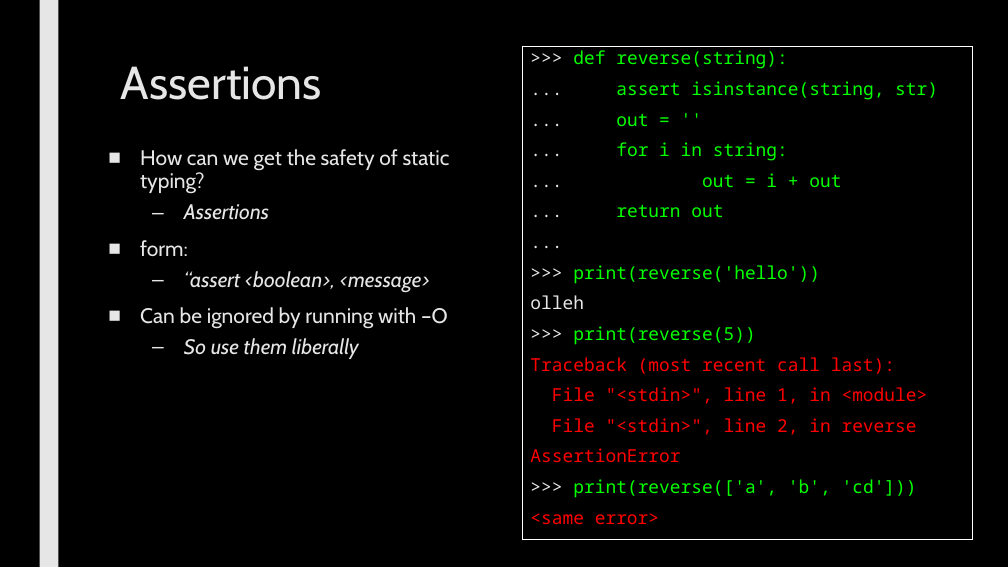
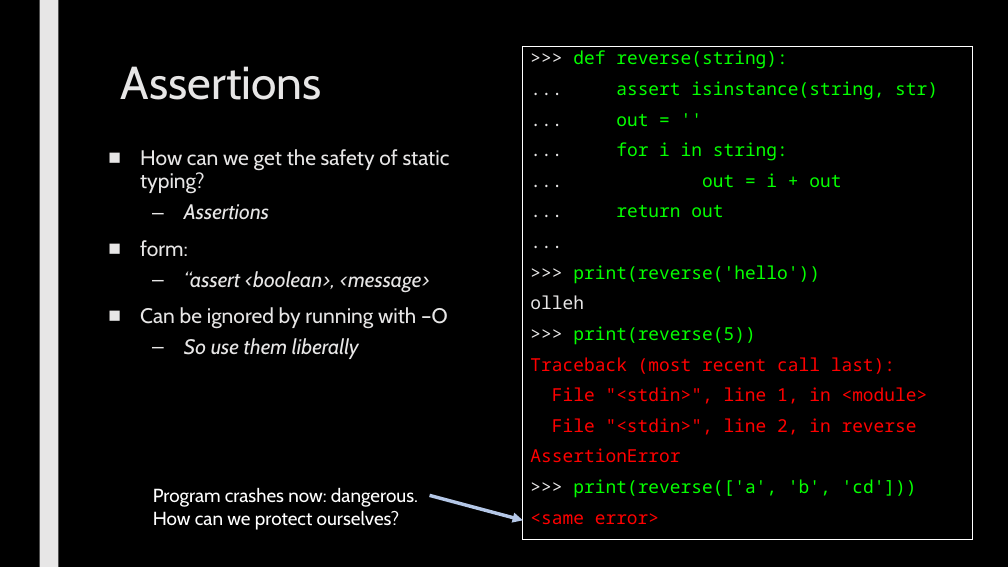
Before and after one commit to max7patek/metaprogramming, a slide deck: slide 12 of slides/00-OOPython.pptx (slide 10 before the commit). Drawn at 1008x567 pixels with LibreOffice and Linux fonts; fonts in the diff are those of the drawing. Boxes give left, top, right and bottom in pixels: in the first picture for what was removed or moved away, otherwise in the second. Text is boxed around its words. In the diff, an @@ line names an element or a change of style, - is before the commit and + after.

```diff
--- a/slides/00-OOPython.pptx
+++ b/slides/00-OOPython.pptx
@@ text added at (x1=153, y1=487, x2=418, y2=530), 18 pt, text #FFFFFF @@
+Program crashes now: dangerous.
+How can we protect ourselves?
@@ arrow added from (430, 495) to (523, 520), #B4C7E7 3.25 pt @@
```
Also in this commit, not shown: 12 other slides changed, 4 slides added.
